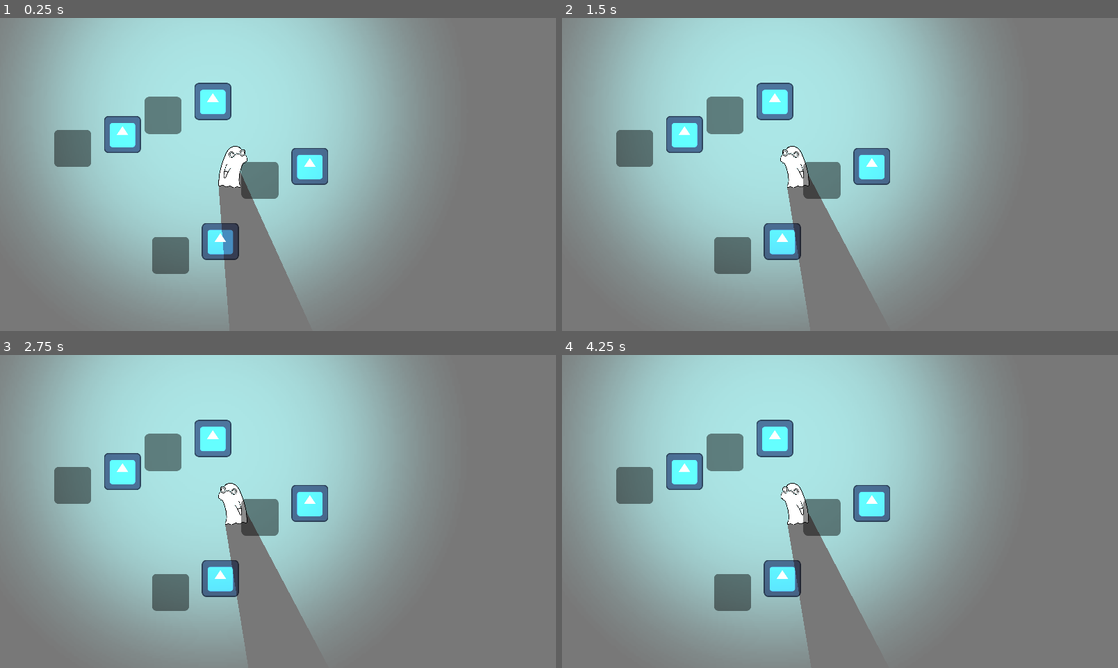
Above: before the commit, frames 1-4 (two rows, left to right).
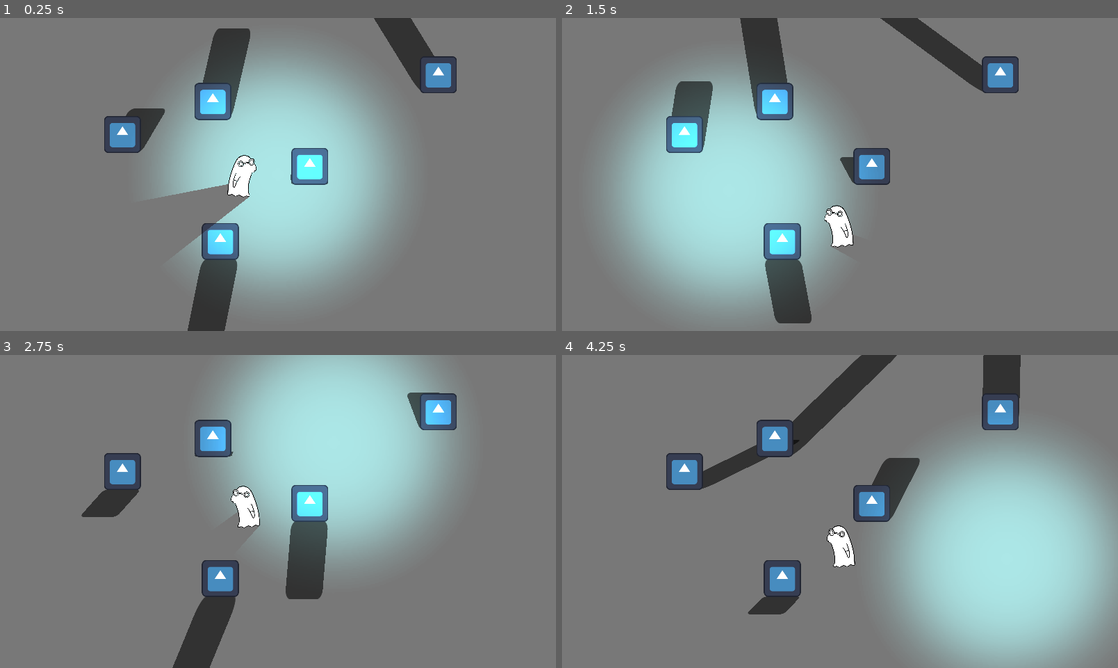
Above: after the commit, the same moments.

Repository: michaelharlow/Pirate-game-jam
Game: Godot game, scene res://scenes/main.tscn
The game is run twice, just before and just after one commit, with the same random seed, the same clock (stepped at 60 frames per second) and the same inputs. The engine's default icon, where the game draws it, is replaced by a stand-in: a white triangle on a blue panel in a dark square.
Inputs (mouse positions are in pixels of both pictures, inside the frame that each line leads up to):
- Up to frame 1 (0.25 s): no input
- Up to frame 2 (1.5 s): move the mouse to (962, 158) at 0.52 s; click (962, 158) at 0.67 s; move the mouse to (728, 190) at 1.27 s; click (728, 190) at 1.42 s
- Up to frame 3 (2.75 s): move the mouse to (333, 442) at 2.02 s; click (333, 442) at 2.17 s
- Up to frame 4 (4.25 s): move the mouse to (812, 574) at 2.77 s; click (812, 574) at 2.92 s; move the mouse to (1006, 558) at 3.52 s; click (1006, 558) at 3.67 s

The runs differ from the first frame. In frame 1, 47% of the frame differs, in the area x 0-83%, y 0-100%; in frame 2, 45%; in frame 3, 50%; in frame 4, 76%, in the area x 0-100%, y 0-100%.

Commit message:
update

Diff:
--- a/project.godot
+++ b/project.godot
@@ -20,6 +20,8 @@
 
 window/size/viewport_width=1920
 window/size/viewport_height=1080
+window/size/window_width_override=1280
+window/size/window_height_override=720
 window/stretch/mode="canvas_items"
 
 [input]
@@ -56,6 +58,11 @@
 , Object(InputEventJoypadMotion,"resource_local_to_scene":false,"resource_name":"","device":-1,"axis":0,"axis_value":-1.0,"script":null)
 ]
 }
+Left_Mouse={
+"deadzone": 0.5,
+"events": [Object(InputEventMouseButton,"resource_local_to_scene":false,"resource_name":"","device":-1,"window_id":0,"alt_pressed":false,"shift_pressed":false,"ctrl_pressed":false,"meta_pressed":false,"button_mask":1,"position":Vector2(109, 19),"global_position":Vector2(113, 60),"factor":1.0,"button_index":1,"canceled":false,"pressed":true,"double_click":false,"script":null)
+]
+}
 
 [rendering]
 
--- a/scenes/Alchemist.tscn
+++ b/scenes/Alchemist.tscn
@@ -15,7 +15,6 @@
 motion_mode = 1
 platform_wall_layers = 1
 script = ExtResource("1_vi4nl")
-speed = 0.0
 shadow_info = ExtResource("2_uqgfq")
 
 [node name="Sprite2D" type="Sprite2D" parent="."]
--- a/scenes/box.gd
+++ /dev/null
@@ -1,8 +0,0 @@
-extends RigidBody2D
-
-@onready var polygon_2d = $Polygon2D
-
-@export var shadow_info: ShadowInfo
-
-func _ready() -> void:
-	pass
--- a/scenes/box.tscn
+++ b/scenes/box.tscn
@@ -1,11 +1,14 @@
-[gd_scene load_steps=5 format=3 uid="uid://pv52sqrinjvx"]
+[gd_scene load_steps=6 format=3 uid="uid://pv52sqrinjvx"]
 
-[ext_resource type="Script" path="res://scenes/box.gd" id="1_c6xvk"]
+[ext_resource type="Script" path="res://scripts/box.gd" id="1_c6xvk"]
 [ext_resource type="Texture2D" uid="uid://cxdx2w5mav2n6" path="res://assets/art/icon.svg" id="1_myotc"]
 [ext_resource type="Resource" uid="uid://dpdntwfysyfrr" path="res://resources/box_shadow.tres" id="2_aqfif"]
 
 [sub_resource type="RectangleShape2D" id="RectangleShape2D_rcvu2"]
 size = Vector2(128, 128)
+
+[sub_resource type="RectangleShape2D" id="RectangleShape2D_q424s"]
+size = Vector2(127, 127)
 
 [node name="Box" type="RigidBody2D"]
 gravity_scale = 0.0
@@ -15,24 +18,18 @@
 [node name="ObjectCollisionShape" type="CollisionShape2D" parent="."]
 shape = SubResource("RectangleShape2D_rcvu2")
 
-[node name="ShadowAnchor" type="Node2D" parent="."]
+[node name="Shadow" type="Sprite2D" parent="."]
+modulate = Color(0, 0, 0, 0.584314)
+position = Vector2(0, 62)
+skew = -0.66497
+texture = ExtResource("1_myotc")
+offset = Vector2(0, 64)
 
-[node name="ShadowTransform" type="Node2D" parent="ShadowAnchor"]
+[node name="ShadowArea" type="Area2D" parent="Shadow"]
 
-[node name="Shadow" type="Sprite2D" parent="ShadowAnchor/ShadowTransform"]
-modulate = Color(0, 0, 0, 0.45098)
-show_behind_parent = true
-light_mask = 3
-visibility_layer = 3
-position = Vector2(-236, -16)
+[node name="CollisionShape2D" type="CollisionShape2D" parent="Shadow/ShadowArea"]
+position = Vector2(0.5, 64.5)
+shape = SubResource("RectangleShape2D_q424s")
+
+[node name="ObjectSprite" type="Sprite2D" parent="."]
 texture = ExtResource("1_myotc")
-centered = false
-
-[node name="ShadowArea2D" type="Area2D" parent="ShadowAnchor/ShadowTransform"]
-
-[node name="ShadowCollisionShape" type="CollisionPolygon2D" parent="ShadowAnchor/ShadowTransform/ShadowArea2D"]
-position = Vector2(-236, -16)
-polygon = PackedVector2Array(128, 123.3, 128, 3, 124.3, -1, 4, -1, 0, 2.7, 0, 123.3, 4, 126.5, 124, 127)
-
-[node name="Sprite2D" type="Sprite2D" parent="."]
-texture = ExtResource("1_myotc")
--- a/scenes/main.tscn
+++ b/scenes/main.tscn
@@ -1,5 +1,6 @@
-[gd_scene load_steps=6 format=3 uid="uid://ctht2u6agnlnw"]
+[gd_scene load_steps=7 format=3 uid="uid://ctht2u6agnlnw"]
 
+[ext_resource type="Script" path="res://scripts/Shadow Controller.gd" id="1_ss4xy"]
 [ext_resource type="PackedScene" uid="uid://bkpfwut8g54k4" path="res://scenes/Alchemist.tscn" id="1_wygfh"]
 [ext_resource type="Texture2D" uid="uid://b3odfnxib1x2" path="res://assets/Light Texture.png" id="2_n16o7"]
 [ext_resource type="PackedScene" uid="uid://pv52sqrinjvx" path="res://scenes/box.tscn" id="3_uob1w"]
@@ -9,6 +10,7 @@
 [sub_resource type="WorldBoundaryShape2D" id="WorldBoundaryShape2D_ypy5y"]
 
 [node name="Main" type="Node2D"]
+script = ExtResource("1_ss4xy")
 
 [node name="ColorRect" type="ColorRect" parent="."]
 offset_left = -174.0
@@ -16,6 +18,13 @@
 offset_right = 2008.0
 offset_bottom = 1141.0
 color = Color(0.470588, 0.470588, 0.470588, 1)
+
+[node name="PointLight2D" type="PointLight2D" parent="."]
+position = Vector2(735, 322)
+color = Color(0.466667, 1, 1, 1)
+shadow_enabled = true
+texture = ExtResource("2_n16o7")
+texture_scale = 4.1
 
 [node name="Alchemist" parent="." instance=ExtResource("1_wygfh")]
 position = Vector2(804, 514)
@@ -65,13 +74,6 @@
 scale = Vector2(11.8892, 1)
 shape = SubResource("WorldBoundaryShape2D_ypy5y")
 
-[node name="PointLight2D" type="PointLight2D" parent="."]
-position = Vector2(735, 322)
-color = Color(0.466667, 1, 1, 1)
-shadow_enabled = true
-texture = ExtResource("2_n16o7")
-texture_scale = 6.96
-
 [node name="Box" parent="." instance=ExtResource("3_uob1w")]
 position = Vector2(423, 402)
 
@@ -83,3 +85,6 @@
 
 [node name="Box4" parent="." instance=ExtResource("3_uob1w")]
 position = Vector2(1070, 512)
+
+[node name="Box5" parent="." instance=ExtResource("3_uob1w")]
+position = Vector2(1514, 196)
--- /dev/null
+++ b/scripts/Shadow Controller.gd
@@ -0,0 +1,11 @@
+extends Node2D
+
+@onready var point_light_2d = $PointLight2D
+
+var num := 1
+
+func _process(_delta) -> void:
+	point_light_2d.position = get_global_mouse_position()
+	for box in get_tree().get_nodes_in_group("boxes"):
+		box.shadow.scale.y = (box.position.y - point_light_2d.position.y) * 0.01
+		box.shadow.skew = (box.position.x - point_light_2d.position.x) * -0.001
--- /dev/null
+++ b/scripts/box.gd
@@ -0,0 +1,29 @@
+extends RigidBody2D
+
+@onready var shadow = $Shadow
+@onready var shadow_area = $Shadow/ShadowArea
+
+@export var shadow_info: ShadowInfo
+
+var mouse_hovered : bool = false
+
+func _ready() -> void:
+	add_to_group("boxes")
+
+	#Connecting Area2D Signals
+	shadow_area.mouse_entered.connect(_on_shadow_area_mouse_entered)
+	shadow_area.mouse_exited.connect(_on_shadow_area_mouse_exited)
+
+func _input(event) -> void:
+	if event is InputEventMouseButton and mouse_hovered:
+		print("Shadows")
+
+
+func _on_shadow_area_mouse_entered() -> void:
+	mouse_hovered = true
+	print("Mouse entered at ", position)
+
+
+func _on_shadow_area_mouse_exited():
+	mouse_hovered = false
+	print("Mouse exited at", position)
